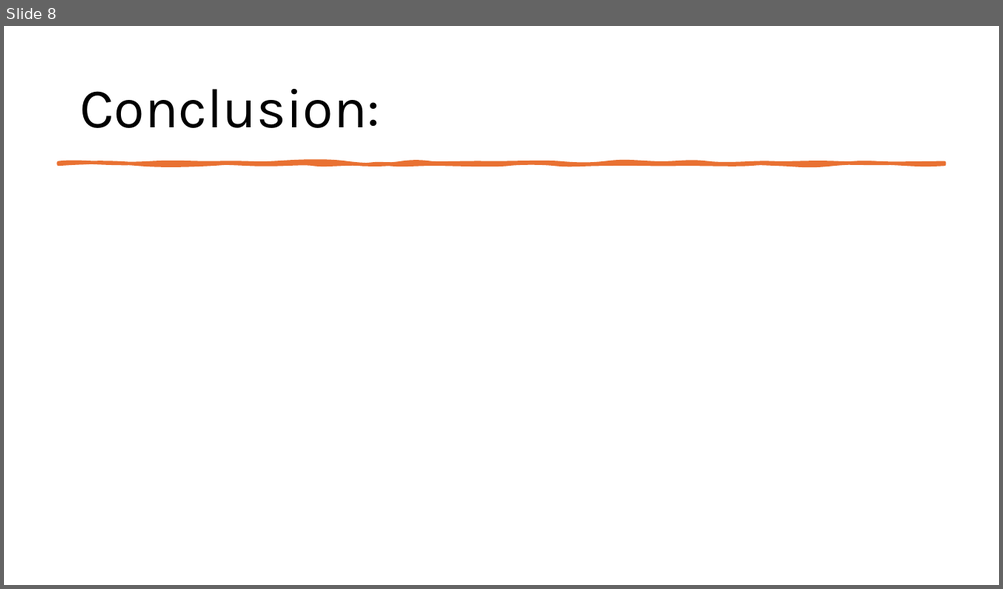
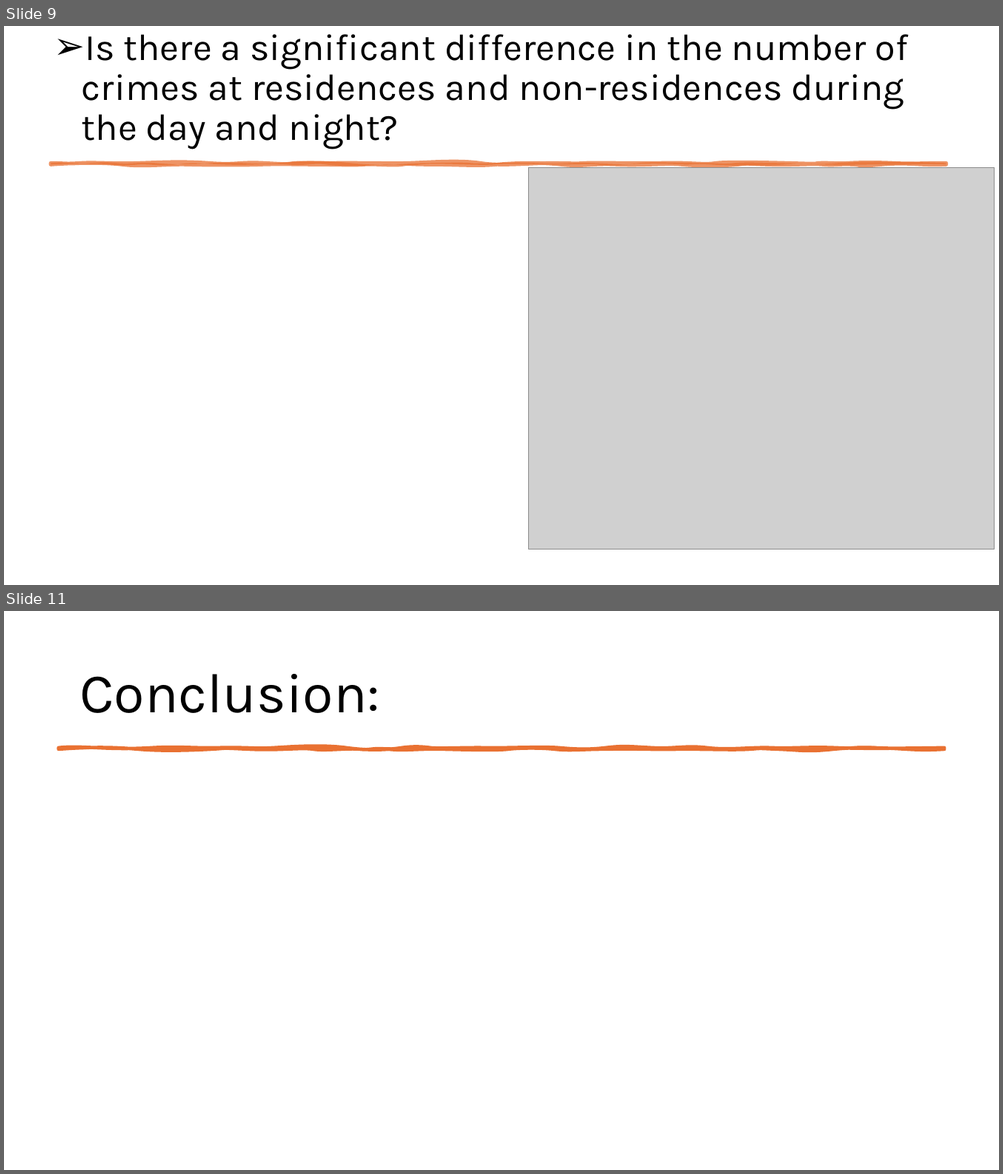
Before and after one commit to EdGonz44/Crime-Chronicles-Inflation-in-the-Golden-State, a slide deck: Communal Resources/Crime_Chronicles_ppt.pptx. Shown one above the other, each under a label of ours: slide 8 before the commit, slides 9 and 11 after it; the slides between them are not shown. The pictures are 1003x589 and 1003x1174 pixels, drawn with LibreOffice and Linux fonts; fonts in the diff are those of the drawing; grey boxes stand for pictures. Boxes give left, top, right and bottom in pixels: in the first picture for what was removed or moved away, otherwise in the second. Text is boxed around its words. In the diff, an @@ line names an element or a change of style, - is before the commit and + after.

```diff
--- a/Communal Resources/Crime_Chronicles_ppt.pptx
+++ b/Communal Resources/Crime_Chronicles_ppt.pptx
@@ slide 9 added at box(4, 26, 999, 585), background #FFFFFF @@
@@ title added at box(82, 34, 908, 150), 36 pt, text #000000 @@
+➢ Is there a significant difference in the number of crimes at residences and non-residences during the day and night?
@@ freeform shape added at box(51, 164, 946, 165), fill #E97132 at 75% opacity, outline #E97132 3.5 pt @@
@@ picture added at box(529, 168, 994, 550) @@
@@ what was slide 8 is now slide 11 @@
```
Also in this commit, not shown: 3 slides changed, 2 other slides added.
